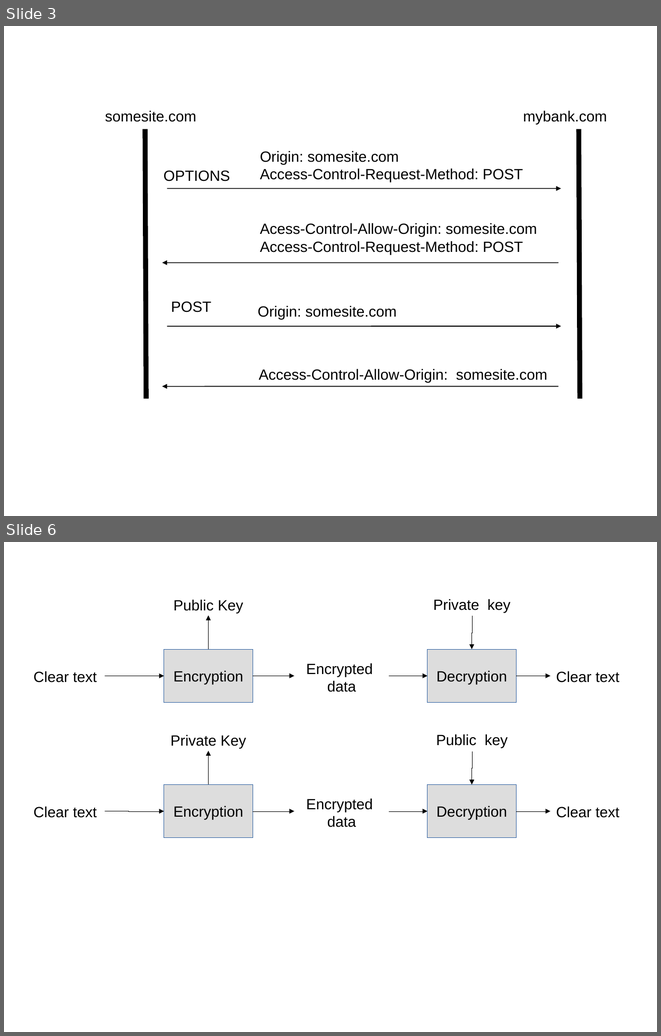
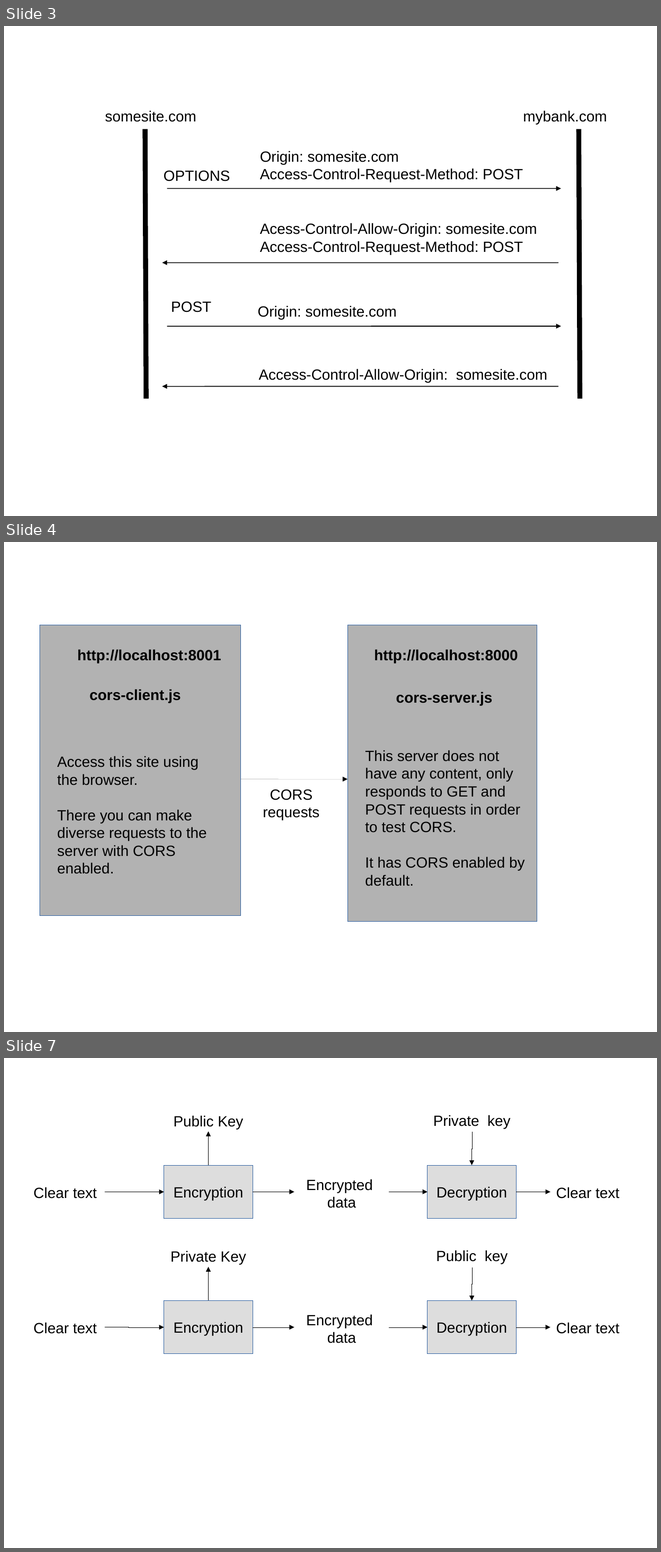
Before and after one commit to jserrats/tfg, a slide deck: doc/WebSec/figures/figures_ppt.odp. Shown one above the other, each under a label of ours: slides 3 and 6 before the commit, slides 3, 4 and 7 after it; the slides between them are not shown. The pictures are 661x1036 and 661x1552 pixels, drawn with LibreOffice and Linux fonts; fonts in the diff are those of the drawing. Boxes give left, top, right and bottom in pixels: in the first picture for what was removed or moved away, otherwise in the second. Text is boxed around its words. In the diff, an @@ line names an element or a change of style, - is before the commit and + after.

```diff
--- a/doc/WebSec/figures/figures_ppt.odp
+++ b/doc/WebSec/figures/figures_ppt.odp
@@ slide 4 added at bbox=[4, 542, 657, 1032], background #FFFFFF @@
@@ rectangle added at bbox=[40, 625, 241, 915], fill #B2B2B2, outline #3465A4 0 pt @@
@@ rectangle added at bbox=[347, 625, 537, 921], fill #B2B2B2, outline #3465A4 0 pt @@
@@ text added at bbox=[77, 649, 221, 663], 18 pt, text #000000, bold @@
+http://localhost:8001
@@ text added at bbox=[374, 649, 518, 663], 18 pt, text #000000, bold @@
+http://localhost:8000
@@ text added at bbox=[89, 689, 180, 703], 18 pt, text #000000, bold @@
+cors-client.js
@@ text added at bbox=[396, 691, 493, 705], 18 pt, text #000000, bold @@
+cors-server.js
@@ text added at bbox=[57, 756, 207, 874], 18 pt, text #000000 @@
+Access this site using the browser.
+There you can make diverse requests to the server with CORS enabled.
@@ text added at bbox=[365, 750, 525, 886], 18 pt, text #000000 @@
+This server does not have any content, only responds to GET and POST requests in order to test CORS.
+It has CORS enabled by default.
@@ arrow added from (241, 779) to (347, 779), #000000 0 pt @@
@@ text added at bbox=[263, 789, 319, 820], 18 pt, text #000000 @@
+CORS requests
@@ what was slide 6 is now slide 7 @@
```
Also in this commit, not shown: 2 slides changed, 17 other files.
